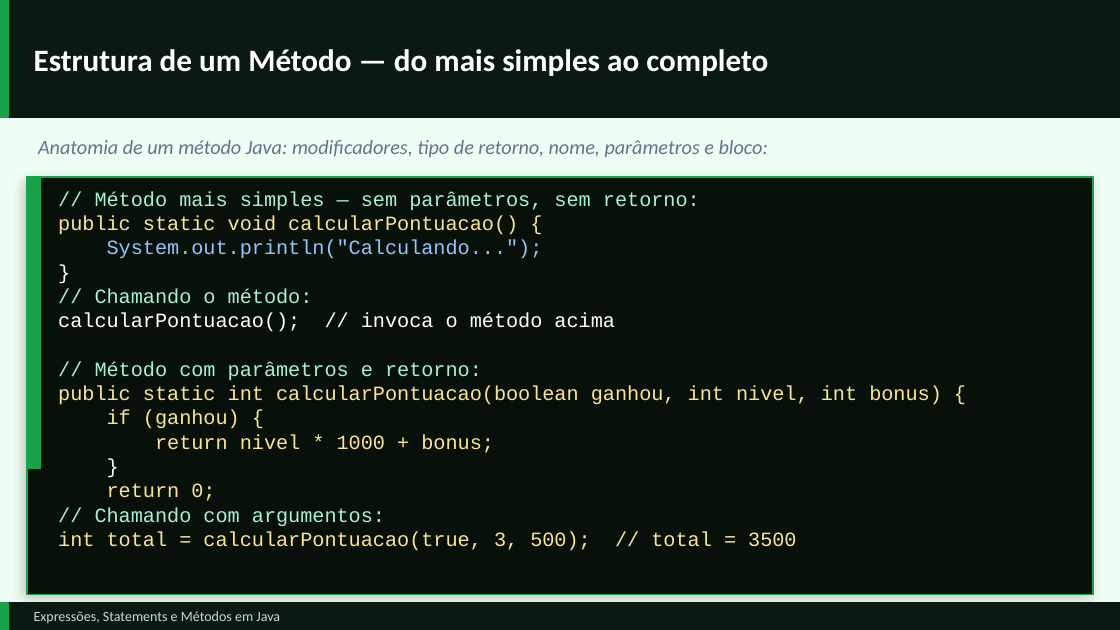
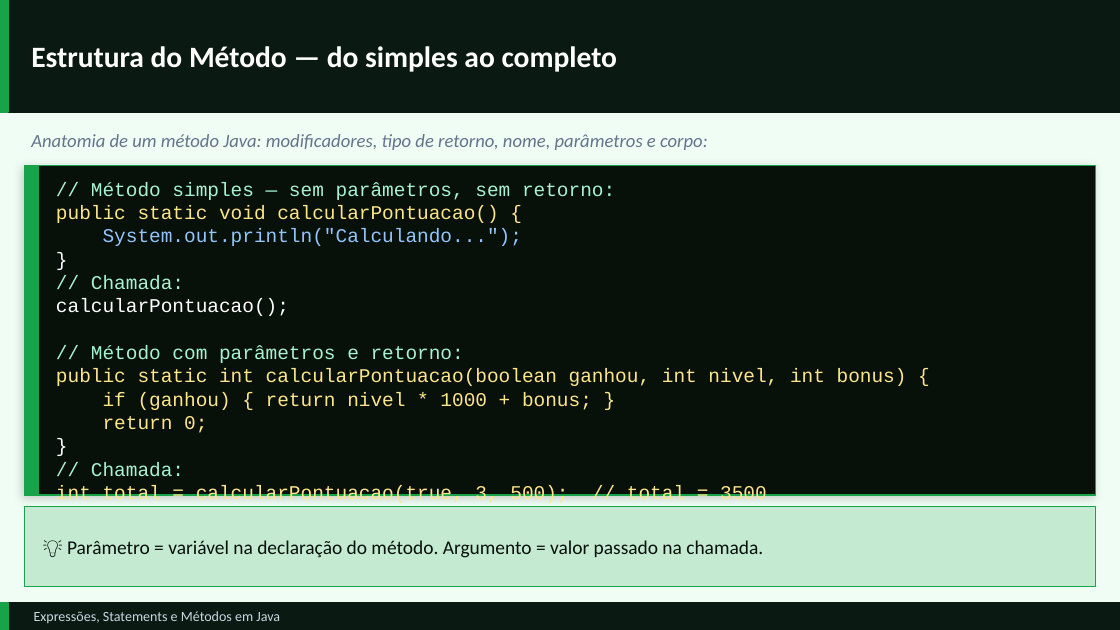
Before and after one commit to GustavoJ-dev/JavaStudiesHub, a slide deck: slide 17 of src/module03/content/Expressoes-Statements-e-Metodos.pptx (slide 9 before the commit). Drawn at 1120x630 pixels with LibreOffice and Linux fonts; fonts in the diff are those of the drawing. Boxes give left, top, right and bottom in pixels: in the first picture for what was removed or moved away, otherwise in the second. Text is boxed around its words. In the diff, an @@ line names an element or a change of style, - is before the commit and + after.

```diff
--- a/src/module03/content/Expressoes-Statements-e-Metodos.pptx
+++ b/src/module03/content/Expressoes-Statements-e-Metodos.pptx
@@ rectangle: place and size @@
-rectangle at box(0, 0, 1120, 118)
+rectangle at box(0, 0, 1120, 112)
@@ rectangle: place and size @@
-rectangle at box(0, 0, 8, 118)
+rectangle at box(0, 0, 8, 112)
@@ text at box(31, 46, 618, 72): text changed; size 20 to 19 pt @@
-Estrutura de um Método — do mais simples ao completo
+Estrutura do Método — do simples ao completo
@@ text at box(31, 134, 708, 150): text changed; size 13 to 12 pt @@
-Anatomia de um método Java: modificadores, tipo de retorno, nome, parâmetros e bloco:
+Anatomia de um método Java: modificadores, tipo de retorno, nome, parâmetros e corpo:
@@ rectangle: place and size @@
-rectangle at box(27, 177, 40, 468)
+rectangle at box(25, 166, 38, 495)
@@ rectangle: place and size @@
-rectangle at box(27, 177, 1093, 595)
+rectangle at box(25, 166, 1095, 495)
@@ rectangle at box(25, 166, 1095, 495): shadow changed @@
@@ text "// Método simples — sem ...": place and size @@
-text "// Método simples — sem ..." at box(58, 191, 942, 551)
+text "// Método simples — sem ..." at box(56, 182, 907, 505)
@@ text at box(56, 205, 907, 505): size 13 to 12.5 pt in "public static void calcularPontuacao() {", "System.out.println("Calculando...");", "}", "// Método com parâmetros e retorno:" and 3 more places @@
@@ text at box(91, 182, 615, 200): text changed; size 13 to 12.5 pt @@
-// Método mais simples — sem parâmetros, sem retorno:
+// Método simples — sem parâmetros, sem retorno:
@@ text at box(56, 275, 289, 316): text changed; size 13 to 12.5 pt @@
-// Chamando o método:
-calcularPontuacao(); // invoca o método acima
+// Chamada:
+calcularPontuacao();
@@ text at box(103, 392, 592, 433): text changed; size 13 to 12.5 pt @@
-if (ganhou) {
-return nivel * 1000 + bonus;
+if (ganhou) { return nivel * 1000 + bonus; }
+return 0;
@@ text at box(91, 462, 184, 477): text changed; size 13 to 12.5 pt @@
-return 0;
-// Chamando com argumentos:
+// Chamada:
@@ rectangle added at box(25, 506, 1095, 587), fill #16A34A at 20% opacity, outline #16A34A 0.8 pt @@
@@ text added at box(67, 540, 763, 558), 12.5 pt, text #071009 @@
+💡 Parâmetro = variável na declaração do método. Argumento = valor passado na chamada.
```
Also in this commit, not shown: 23 other slides changed, 15 slides added, 10 slides removed, 7 other files.
